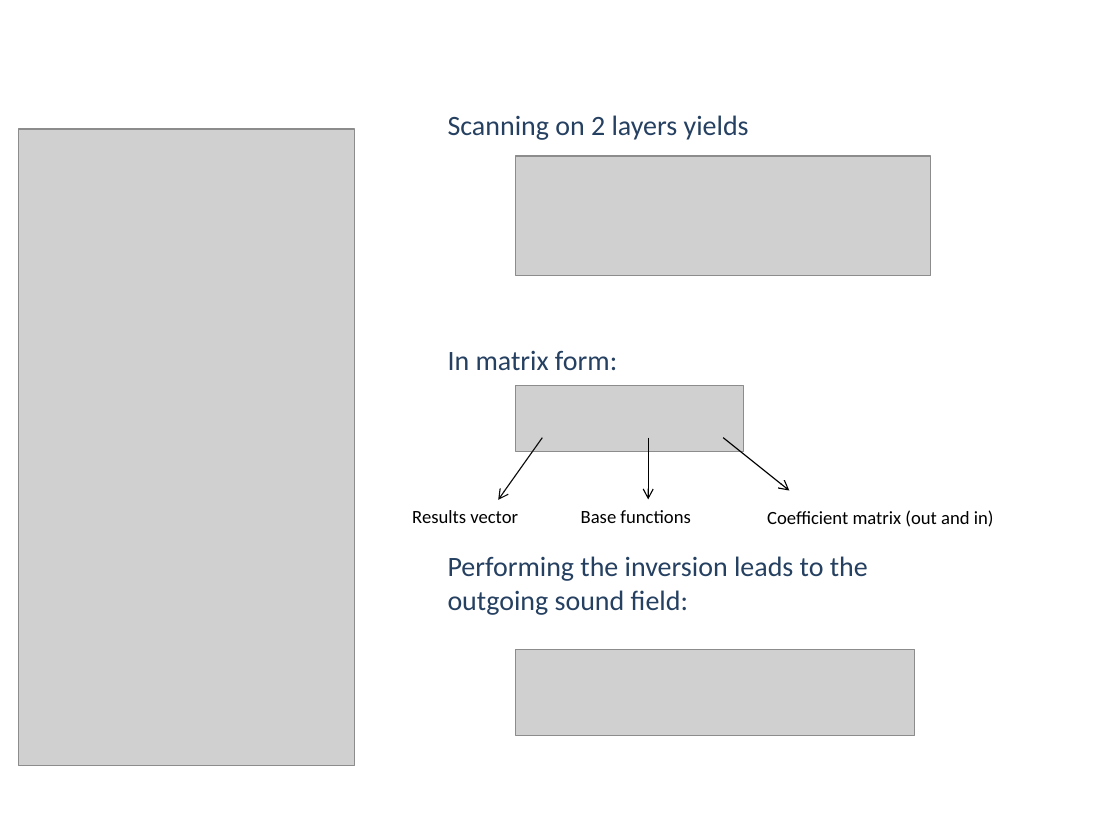
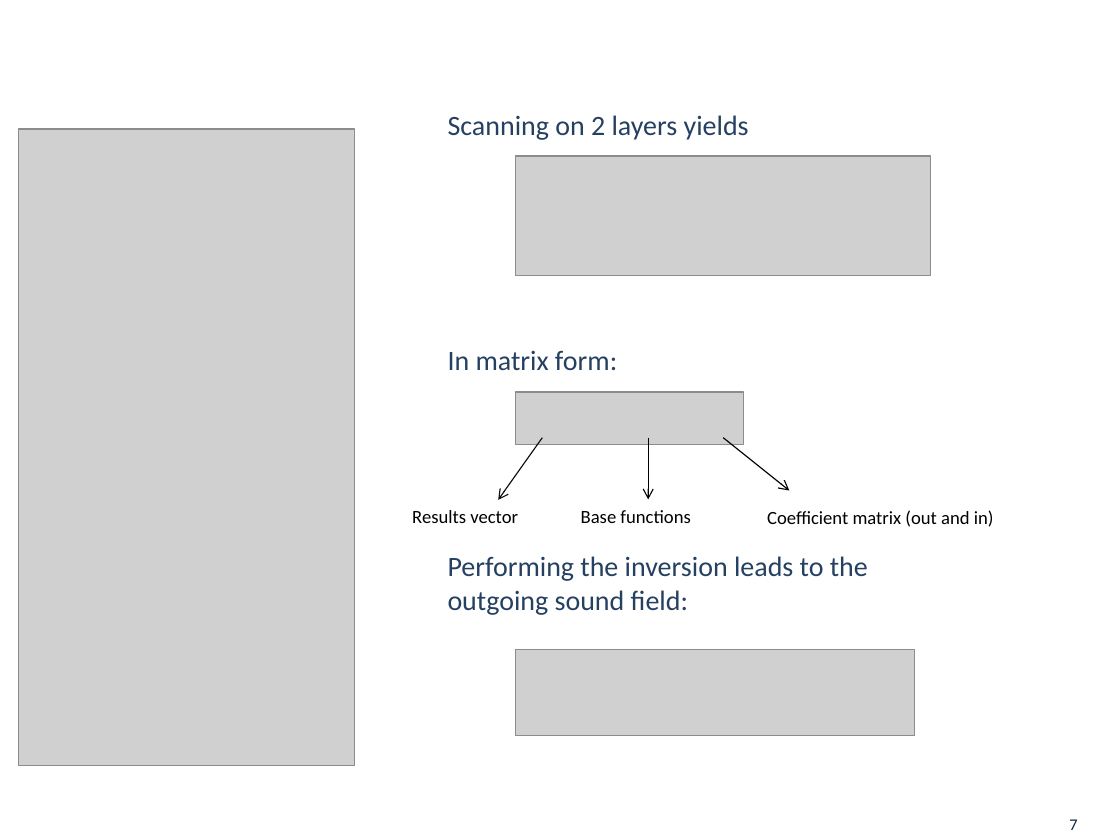
Before and after one commit to starpum/Master-Thesis, a slide deck: slide 7 of presentation/Soutenance.pptx. Drawn at 1120x840 pixels with LibreOffice and Linux fonts; fonts in the diff are those of the drawing; grey boxes stand for pictures; background and template pictures are left out. Boxes give left, top, right and bottom in pixels: in the first picture for what was removed or moved away, otherwise in the second. Text is boxed around its words. In the diff, an @@ line names an element or a change of style, - is before the commit and + after.

```diff
--- a/presentation/Soutenance.pptx
+++ b/presentation/Soutenance.pptx
@@ picture: place and size @@
-picture at <box>516,385,744,451</box>
+picture at <box>516,392,744,445</box>
@@ page number added at <box>1069,819,1077,830</box>, 10.5 pt, text #0F243E @@
+7
```
Also in this commit, not shown: 26 other slides changed, 18 other files.
